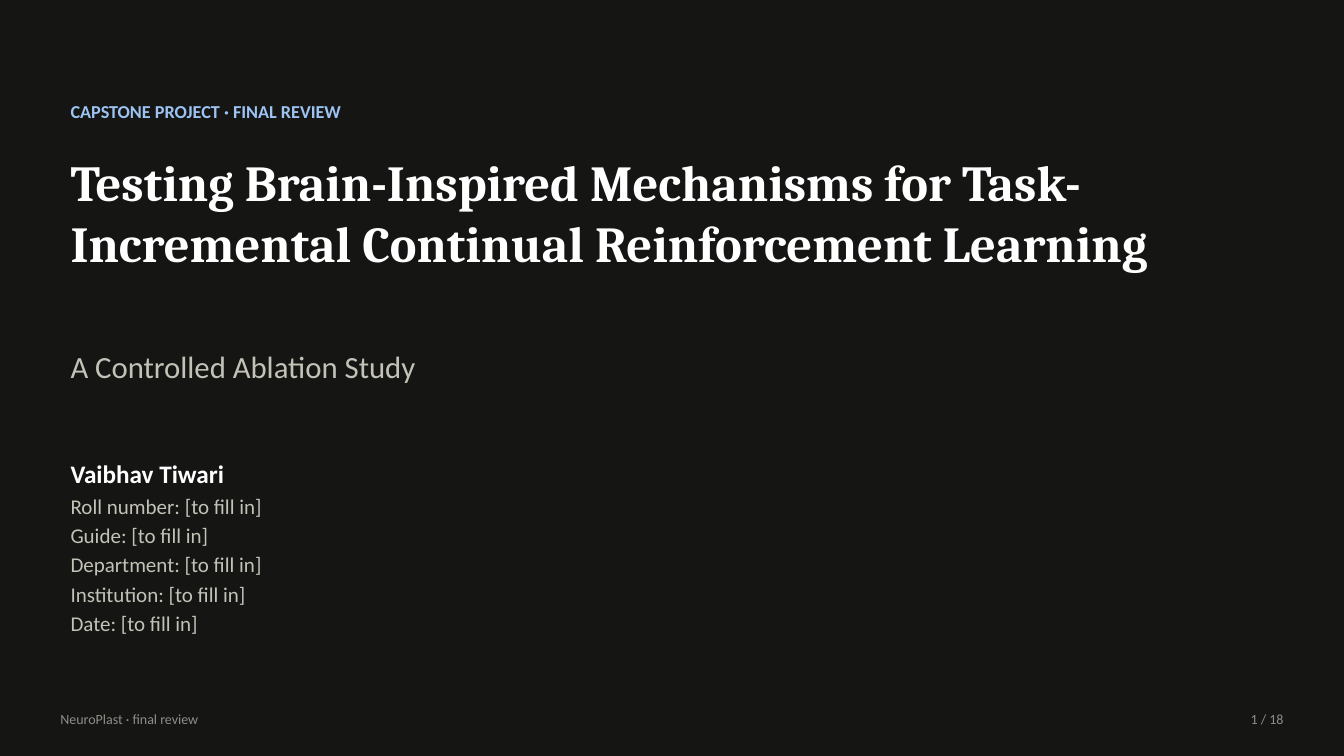
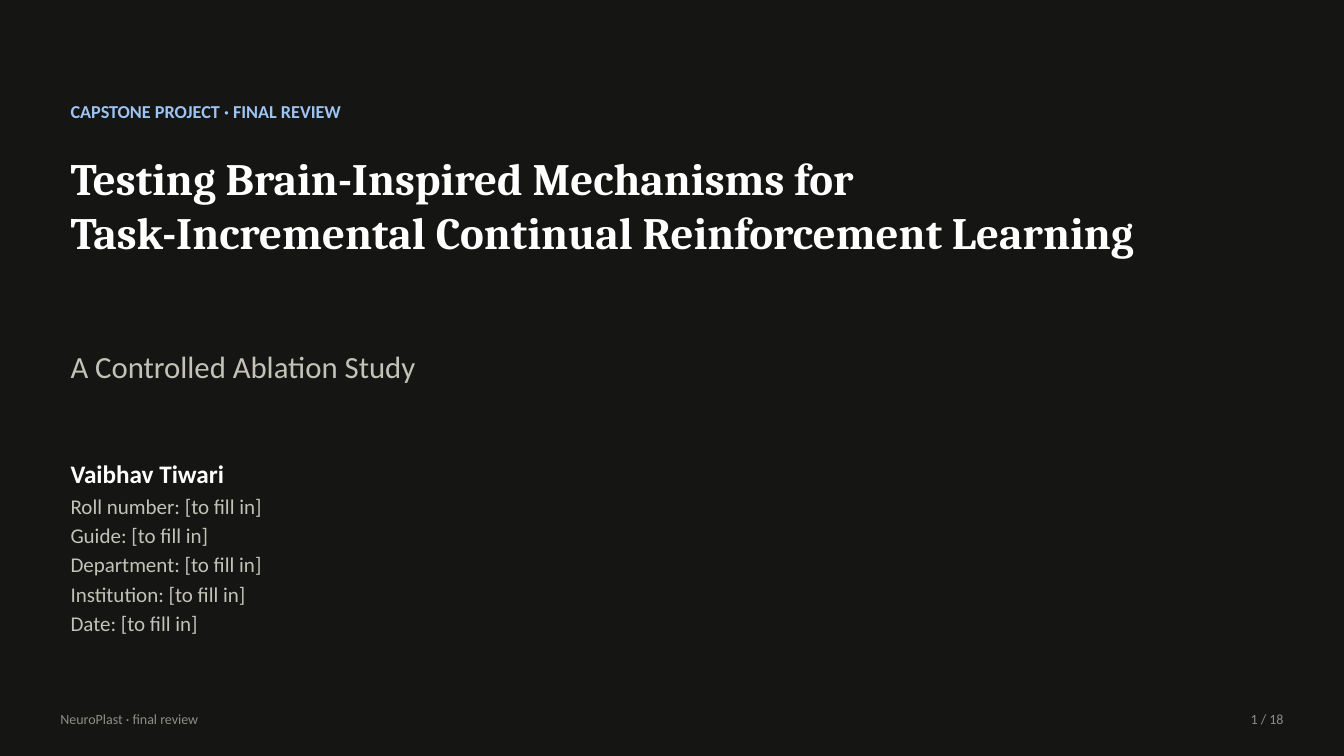
Before and after one commit to VT69/NeuroPlast, a slide deck: slide 1 of presentation/NeuroPlast_final_review.pptx. Drawn at 1344x756 pixels with LibreOffice and Linux fonts; fonts in the diff are those of the drawing. Boxes give left, top, right and bottom in pixels: in the first picture for what was removed or moved away, otherwise in the second. Text is boxed around its words. In the diff, an @@ line names an element or a change of style, - is before the commit and + after.

Commit message:
Last fixes: headlines say 'in final accuracy or forgetting'; slide 9 and slide 1 titles; XLand-MiniGrid reference confirmed

```diff
--- a/presentation/NeuroPlast_final_review.pptx
+++ b/presentation/NeuroPlast_final_review.pptx
@@ text at bbox=[71, 163, 1134, 259]: text changed; size 36 to 32 pt @@
-Testing Brain-Inspired Mechanisms for Task-Incremental Continual Reinforcement Learning
+Testing Brain-Inspired Mechanisms for
+Task-Incremental Continual Reinforcement Learning
```
Also in this commit, not shown: 3 other slides changed, 5 other files.
